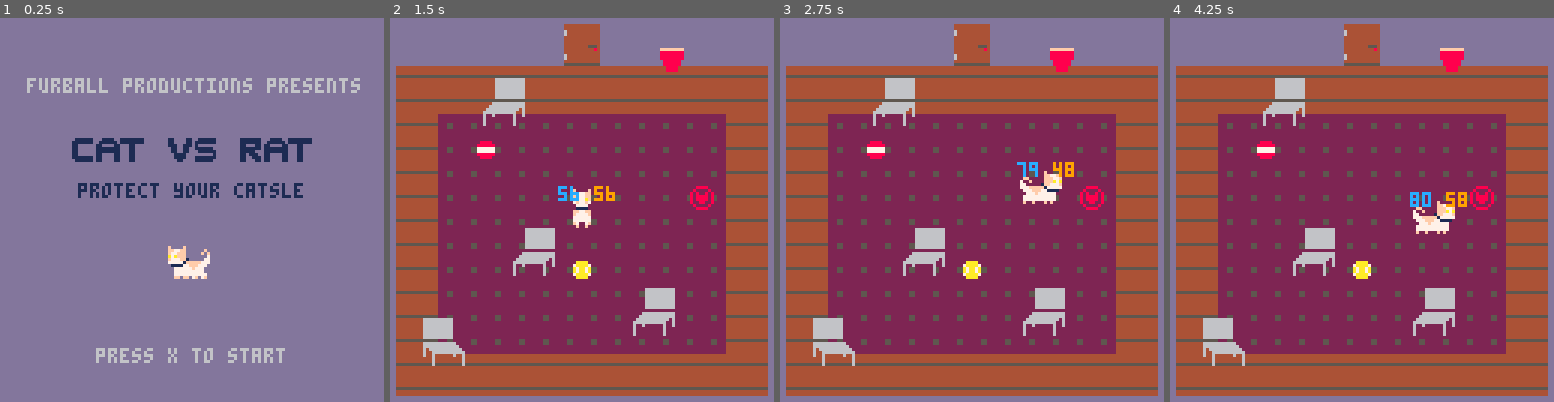
Above: before the commit, frames 1-4 (left to right).
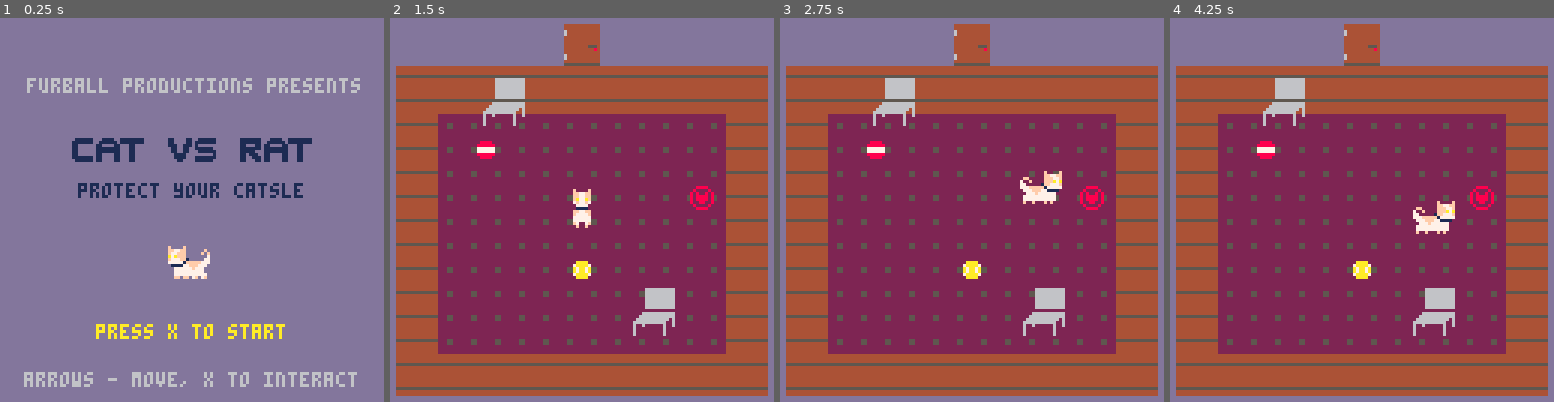
Above: after the commit, the same moments.

Repository: Mpgrime/GameDesign
Game: PICO-8 cartridge catgame.p8
The game is run twice, just before and just after one commit, with the same random seed, the same clock (stepped at 60 frames per second) and the same inputs.
Inputs:
- Up to frame 1 (0.25 s): no input
- Up to frame 2 (1.5 s): tap X (X key) at 0.33, 1.07 s
- Up to frame 3 (2.75 s): hold Right 1.6-2.1 s; tap X (X key) at 1.85 s; hold Up 2.15-2.42 s; hold Right from 2.47 s (still down)
- Up to frame 4 (4.25 s): tap X (X key) at 2.97, 4.08 s; release Right at 3.03 s; hold Left 3.08-3.58 s; hold Down 3.63-3.97 s; hold Right from 4.02 s (still down)

The runs differ from the first frame. In frame 1, 2.8% of the frame differs, in the area x 6-93%, y 79-97%; in frame 2, 2.1%; in frame 3, 2.1%; in frame 4, 2.2%.

Commit message:
Minor Changes/Moved props
Added controls to title screen, moved props, etc.

Diff:
--- a/catgame.p8
+++ b/catgame.p8
@@ -50,8 +50,8 @@
 
 	--chair class/table
 	chair = {
-		x={40, 80, 30, 10}, y={70, 90, 20, 100}, --chair locations
-		bx={40, 80, 30, 10}, by={78, 98, 28, 108}, --chair bottom locations
+		x={232, 80, 30, 135}, y={107, 90, 20, 74}, --chair locations
+		bx={232, 80, 30, 135}, by={115, 98, 28, 82}, --chair bottom locations
 		w=14, h=16, bw=14, bh=7 --chair/chair bottom width/height
 	}
 
@@ -66,7 +66,7 @@
 
 	--cup class/table
 	cup = {
-		x=90,y=10,w=8,h=8,
+		x=224,y=26,w=8,h=8,
 		size=1,frame=38,flipped=false --flip=true if reflected
 	}
 
@@ -512,7 +512,8 @@
 	map(1, 18, 0, 0, 128, 64)
 	print("furball productions presents", 9, 20, 6)
 	print("protect your catsle", 26, 55, 1)
-	print("press x to start", 32, 110, 6)
+	print("press x to start", 32, 102, 10)
+	print("arrows - move, x to interact",8,118,6)
 	spr(flist[flr(frame)], 55, 75, 2, 2)
 	--cat sprite
 end
@@ -526,8 +527,6 @@
 	interact_draw()
 	player_draw()
 	props_draw()
-	print(cat.x,cat.x,cat.y,12)
-	print(cat.y,cat.x+12,cat.y,9)
 
 	if showend==true then
 		cls()
@@ -563,9 +562,9 @@
 	--water sprite:
 	if cup.frame == 54 then
 		if cup.flipped then
-			spr(39,98,10,1,1,true)
+			spr(39,232,26,1,1,true)
 		else
-			spr(39,82,10,1,1)
+			spr(39,216,26,1,1)
 		end
 	end
 	--door
